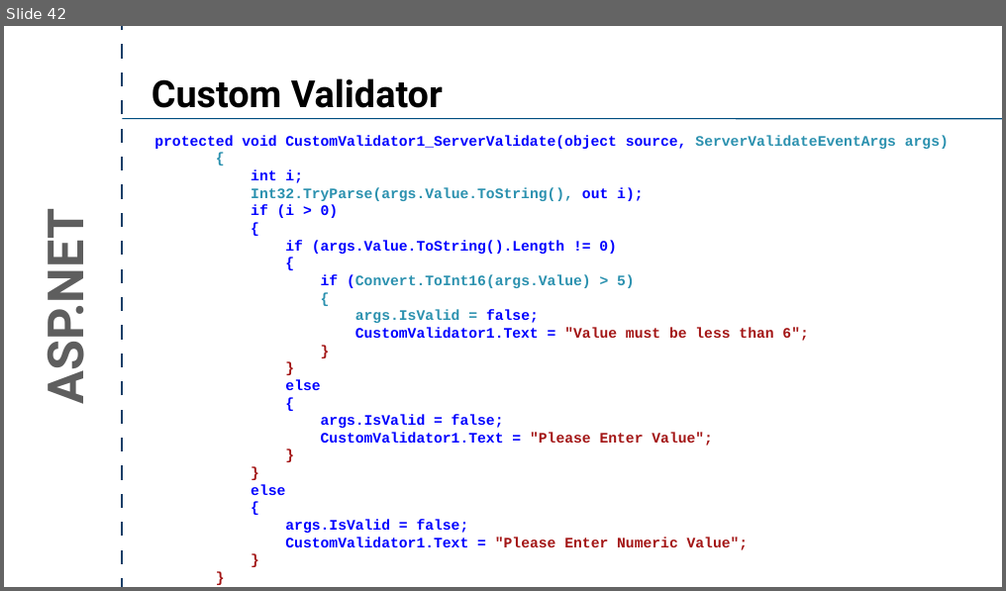
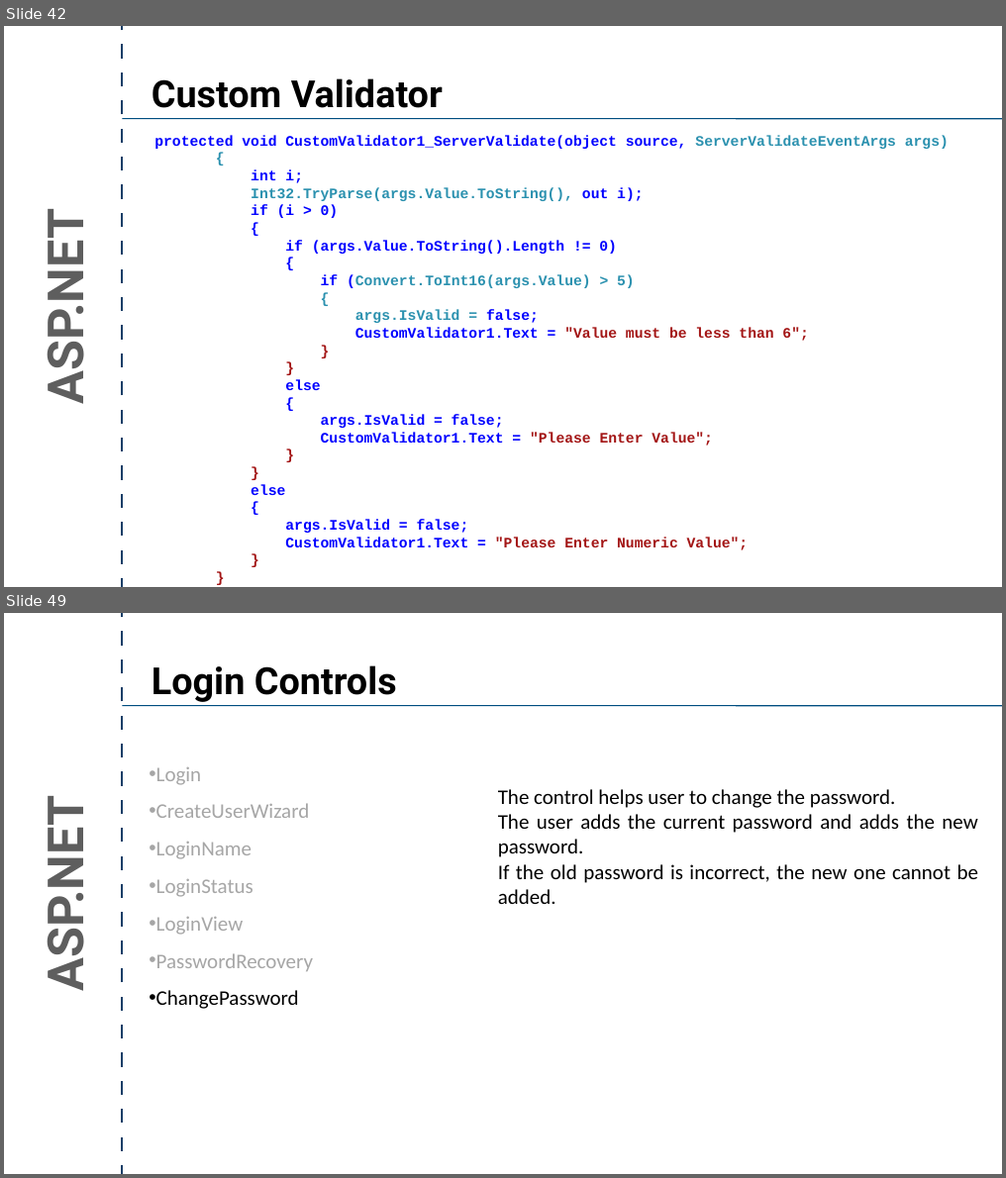
Before and after one commit to crpatel/DotNetMaterial, a slide deck: Unit 8.pptx. Shown one above the other, each under a label of ours: slide 42 before the commit, slides 42 and 49 after it; the slides between them are not shown. The pictures are 1006x591 and 1006x1178 pixels, drawn with LibreOffice and Linux fonts; fonts in the diff are those of the drawing. Boxes give left, top, right and bottom in pixels: in the first picture for what was removed or moved away, otherwise in the second. Text is boxed around its words. In the diff, an @@ line names an element or a change of style, - is before the commit and + after.

```diff
--- a/Unit 8.pptx
+++ b/Unit 8.pptx
@@ slide 49 added at <box>4,613,1002,1174</box>, background #FFFFFF @@
@@ line added from (122, 1174) to (122, 613), #183E67 4.5 pt @@
@@ text added at <box>152,665,397,702</box>, 72 pt, text #000000, bold @@
+Login Controls
@@ line added from (122, 706) to (1002, 706), #004D80 2 pt @@
@@ text added at <box>156,767,313,1009</box>, 40 pt, text #A6A6A6 @@
+• Login
+• CreateUserWizard
+• LoginName
+• LoginStatus
+• LoginView
+• PasswordRecovery
+• ChangePassword
@@ text added at <box>498,789,978,904</box>, 40 pt, text #000000 @@
+The control helps user to change the password.
+The user adds the current password and adds the new password.
+If the old password is incorrect, the new one cannot be added.
@@ text added at <box>31,815,96,986</box>, 96 pt, text #5E5E5E, bold @@
+ASP.NET
```
Also in this commit, not shown: 6 other slides added, 3 other files.
